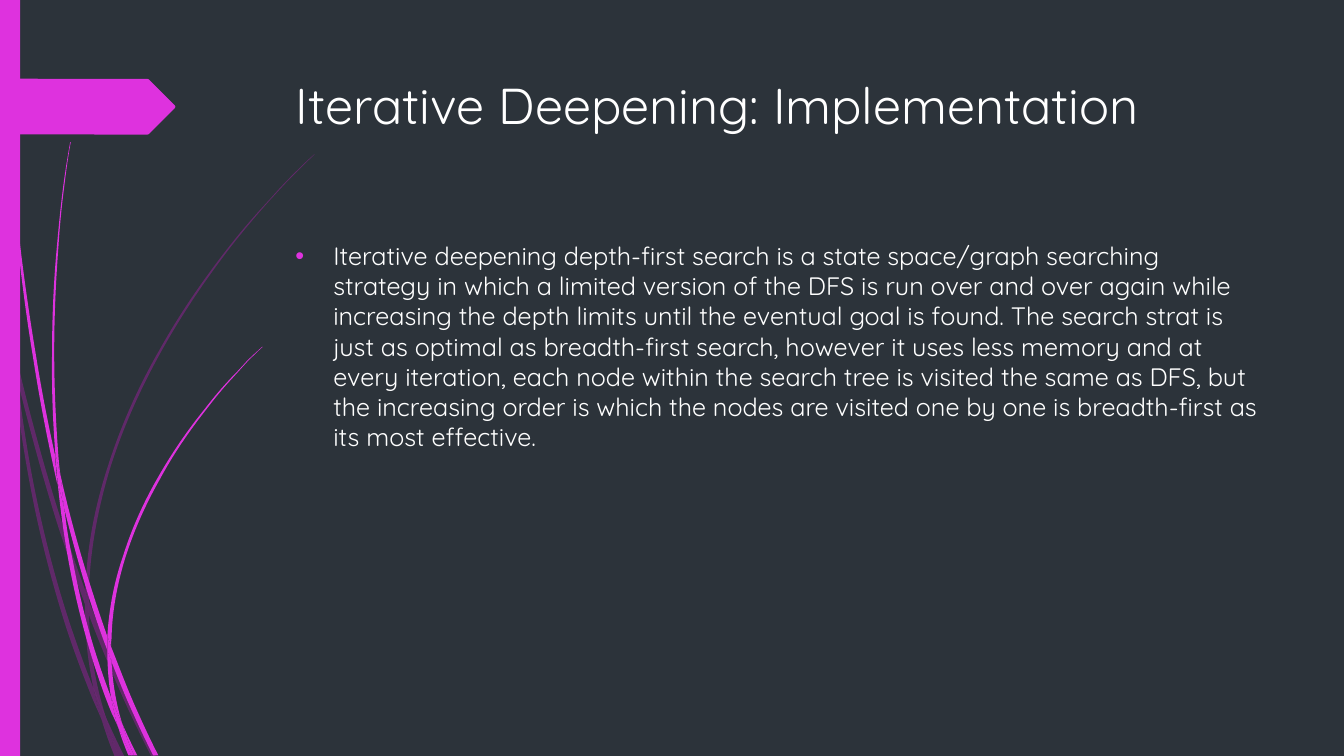
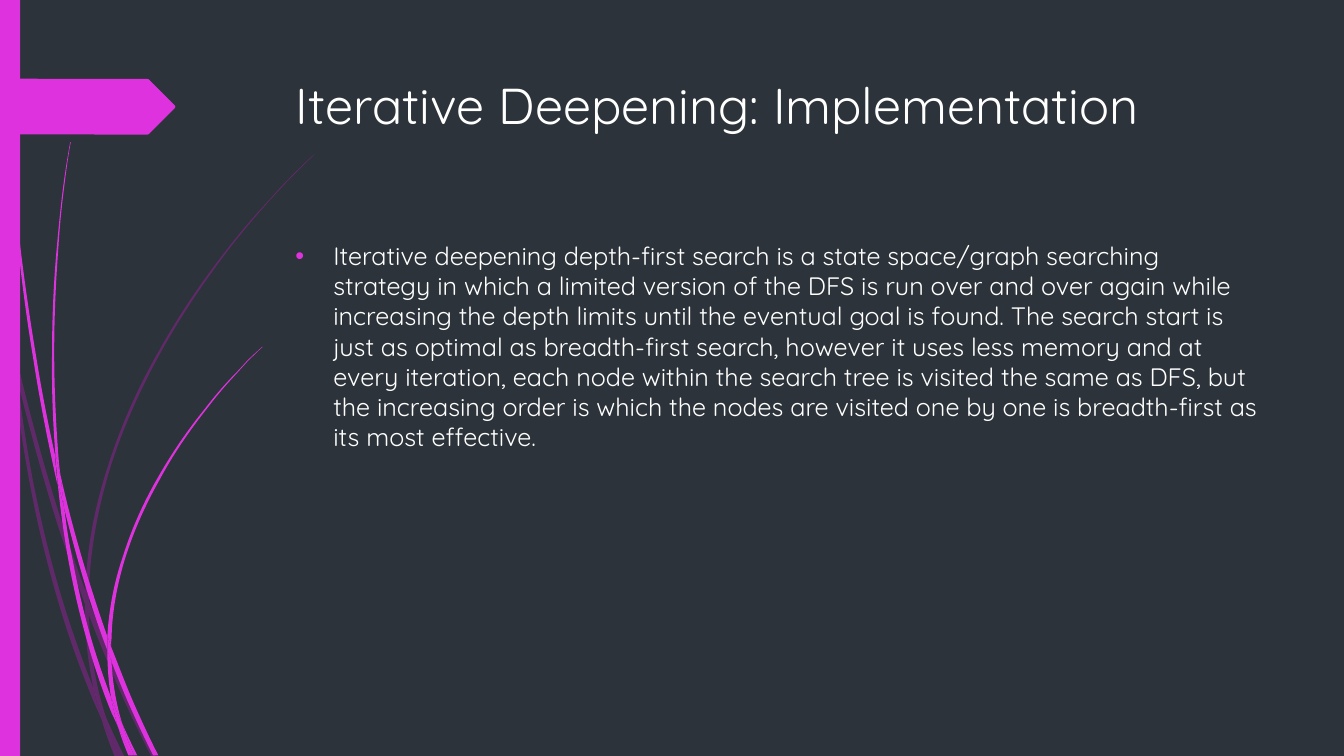
Before and after one commit to x-mizu/CM-and-AI-Coursework-2, a slide deck: slide 3 of Presentation/Presentation Group 14.pptx. Drawn at 1344x756 pixels with LibreOffice and Linux fonts; fonts in the diff are those of the drawing. Boxes give left, top, right and bottom in pixels: in the first picture for what was removed or moved away, otherwise in the second. Text is boxed around its words. In the diff, an @@ line names an element or a change of style, - is before the commit and + after.

Commit message:
Add files via upload
Most Recent

```diff
--- a/Presentation/Presentation Group 14.pptx
+++ b/Presentation/Presentation Group 14.pptx
@@ text at box(333, 245, 1257, 447): text changed @@
-• Iterative deepening depth-first search is a state space/graph searching strategy in which a limited version of the DFS is run over and over again while increasing the depth limits until the eventual goal is found. The search strat is just as optimal as breadth-first search, however it uses less memory and at every iteration, each node within the search tree is visited the same as DFS, but the increasing order is which the nodes are visited one by one is breadth-first as its most effective.
+• Iterative deepening depth-first search is a state space/graph searching strategy in which a limited version of the DFS is run over and over again while increasing the depth limits until the eventual goal is found. The search start is just as optimal as breadth-first search, however it uses less memory and at every iteration, each node within the search tree is visited the same as DFS, but the increasing order is which the nodes are visited one by one is breadth-first as its most effective.
```
Also in this commit, not shown: 2 other slides changed.
